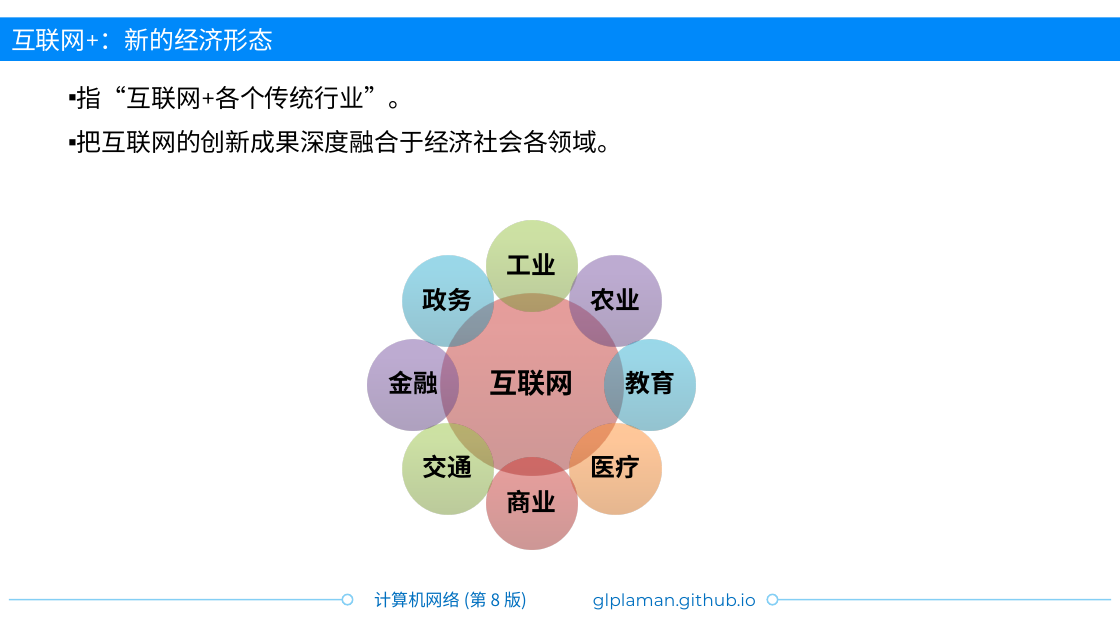
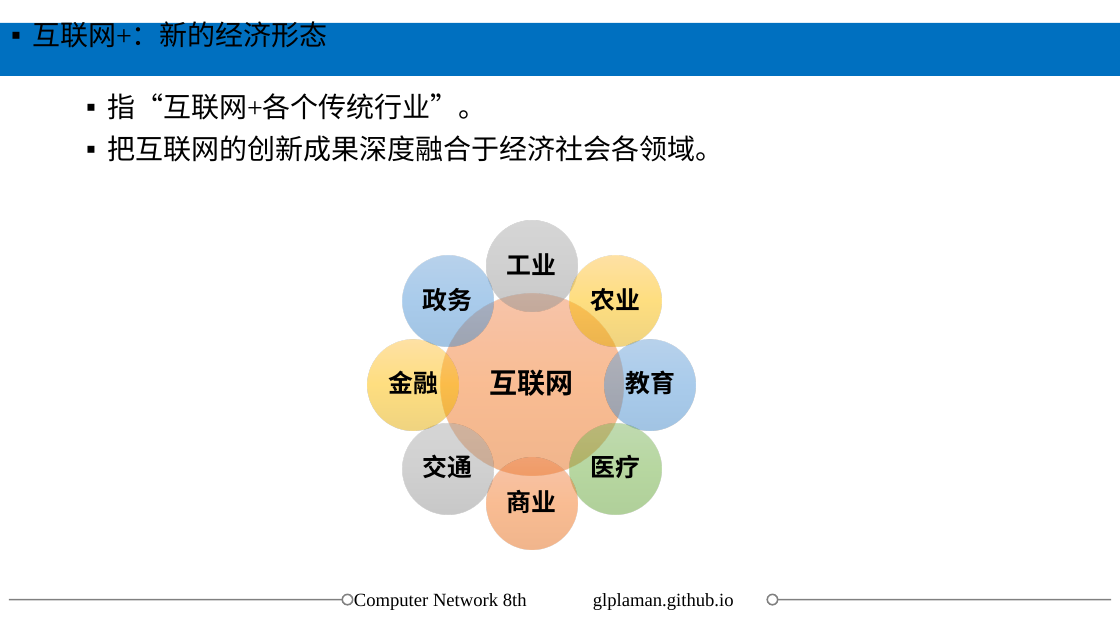
Before and after one commit to glplaman/glplaman.github.io, a slide deck: slide 11 of network/ppt/chap1.pptx. Drawn at 1120x630 pixels with LibreOffice and Linux fonts; fonts in the diff are those of the drawing; background and template pictures are left out. Boxes give left, top, right and bottom in pixels: in the first picture for what was removed or moved away, otherwise in the second. Text is boxed around its words. In the diff, an @@ line names an element or a change of style, - is before the commit and + after.

```diff
--- a/network/ppt/chap1.pptx
+++ b/network/ppt/chap1.pptx
@@ text "互联网+：新的经济形态" at [32,18,328,48]: size 16 to 18 pt, font Montserrat to Times New Roman, text colour #FFFFFF to #000000; bullet none to ▪; line spacing 1 to 0.8; more space between paragraphs; vertical alignment middle to top @@
@@ rectangle: place and size @@
-rectangle at [0,18,1120,62]
+rectangle at [0,24,1120,76]
@@ rectangle at [0,24,1120,76]: fill #0089FA to #0070C0 @@
@@ text "指“互联网+各个传统行业”。": place and size @@
-text "指“互联网+各个传统行业”。" at [77,86,623,153]
+text "指“互联网+各个传统行业”。" at [107,93,723,162]
@@ text "指“互联网+各个传统行业”。" at [107,93,723,162]: size 16 to 18 pt, font Montserrat to Times New Roman; indent changed; line spacing 1.5 to 0.9; more space between paragraphs @@
@@ ellipse at [486,221,577,311]: fill gradient #779737 to #9BC348 to #9DC746 to gradient #AFAFAF to #A5A5A5 to #939393 @@
@@ ellipse at [402,255,493,346]: fill gradient #2A88A2 to #37B1D2 to #34B4D6 to gradient #71A6DB to #559BDB to #448ACA @@
@@ ellipse at [570,255,661,346]: fill gradient #5F4480 to #7B58A6 to #7C57A8 to gradient #FFC64B to #FFC000 to #E3AB00 @@
@@ ellipse at [440,293,623,476]: fill gradient #9C2F2D to #CB3E3A to #CE3B37 to gradient #F18C57 to #F67B28 to #E56C19 @@
@@ ellipse at [367,339,458,430]: fill gradient #5F4480 to #7B58A6 to #7C57A8 to gradient #FFC64B to #FFC000 to #E3AB00 @@
@@ ellipse at [605,339,696,430]: fill gradient #2A88A2 to #37B1D2 to #34B4D6 to gradient #71A6DB to #559BDB to #448ACA @@
@@ ellipse at [402,423,493,514]: fill gradient #779737 to #9BC348 to #9DC746 to gradient #AFAFAF to #A5A5A5 to #939393 @@
@@ ellipse at [570,423,661,514]: fill gradient #CC6E20 to #FF9034 to #FF9136 to gradient #81B861 to #6FB242 to #62A336 @@
@@ ellipse at [486,458,577,549]: fill gradient #9C2F2D to #CB3E3A to #CE3B37 to gradient #F18C57 to #F67B28 to #E56C19 @@
@@ line (9, 599) - (353, 599): stroke #84CFF5 1 pt to #808080 1 pt @@
@@ ellipse at [343,595,353,605]: outline #84CFF5 1 pt to #808080 1 pt @@
@@ text added at [354,593,527,610], 12 pt, text #000000 @@
+Computer Network 8th
@@ text removed at [374,591,527,610] @@
-计算机网络 (第 8 版)
@@ text "glplaman.github.io" at [593,593,734,610]: size 11 to 12 pt, font Montserrat to Times New Roman, text colour #0070C0 to #000000 @@
@@ ellipse at [767,595,777,605]: outline #84CFF5 1 pt to #808080 1 pt @@
@@ line (767, 599) - (1111, 599): stroke #84CFF5 1 pt to #808080 1 pt @@
```
Also in this commit, not shown: 149 other slides changed, 22 other files.
